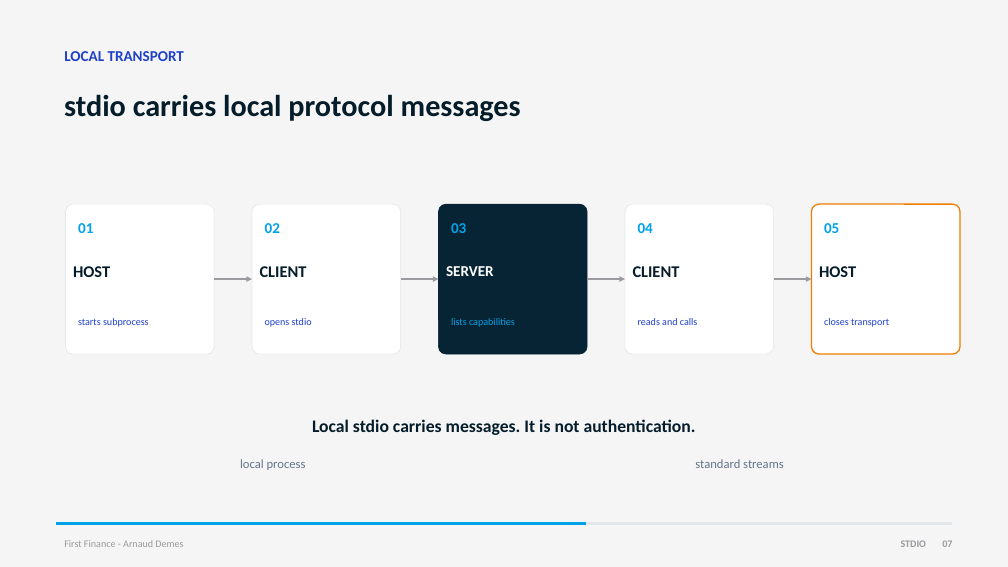
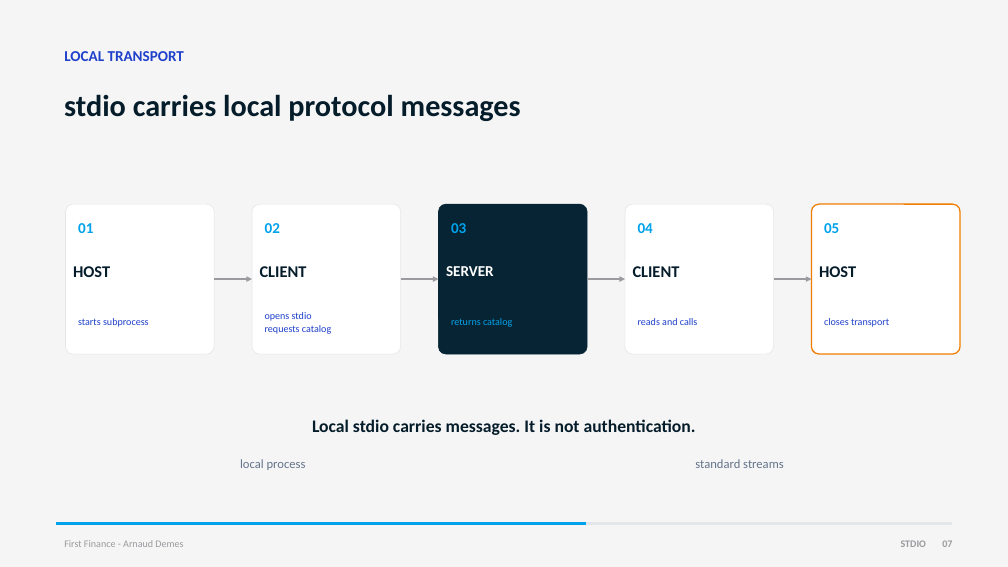
Before and after one commit to Nonocho/finai-academy, a slide deck: slide 7 of decks/10-financial-mcp.pptx. Drawn at 1008x567 pixels with LibreOffice and Linux fonts; fonts in the diff are those of the drawing. Boxes give left, top, right and bottom in pixels: in the first picture for what was removed or moved away, otherwise in the second. Text is boxed around its words. In the diff, an @@ line names an element or a change of style, - is before the commit and + after.

```diff
--- a/decks/10-financial-mcp.pptx
+++ b/decks/10-financial-mcp.pptx
@@ text at (265, 312, 331, 334): text changed @@
-opens stdio
+opens stdio
+requests catalog
@@ text at (451, 318, 512, 327): text changed @@
-lists capabilities
+returns catalog
```
Also in this commit, not shown: 3 other slides changed, 1 other file.
